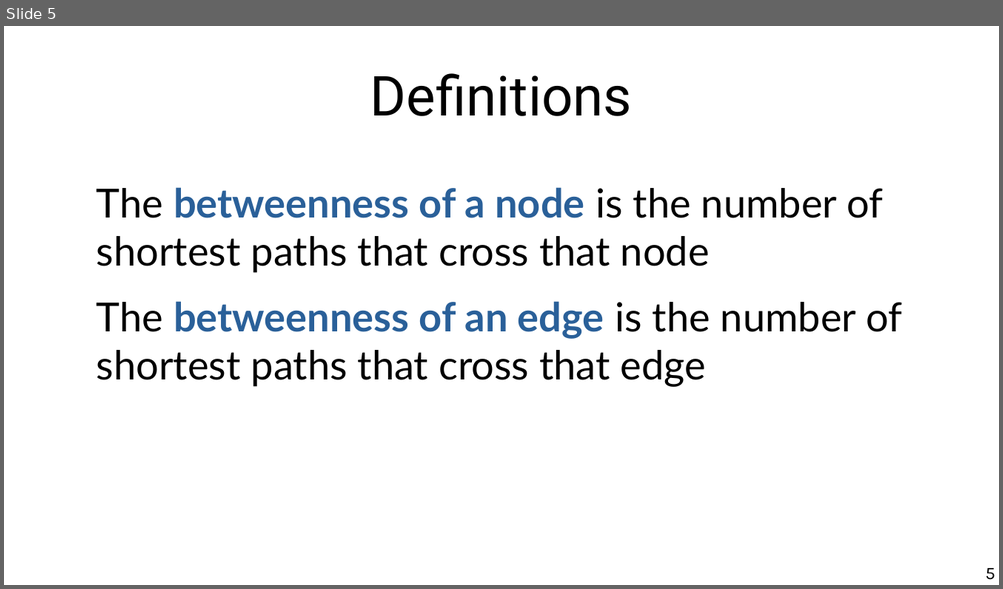
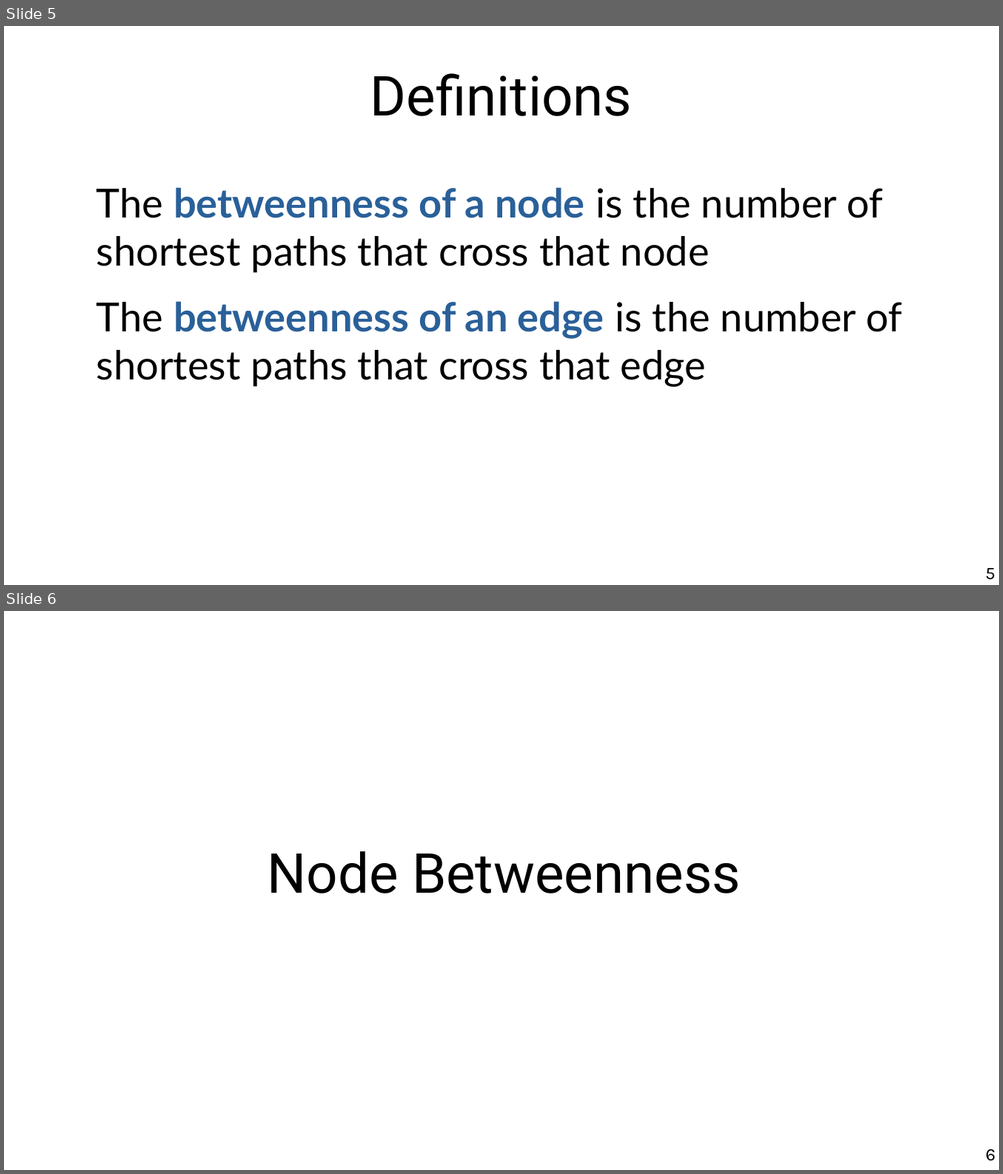
Before and after one commit to chatox/networks-science-course, a slide deck: theory/odp/tt07-betweenness.odp. Shown one above the other, each under a label of ours: slide 5 before the commit, slides 5 and 6 after it. The pictures are 1003x589 and 1003x1174 pixels, drawn with LibreOffice and Linux fonts; fonts in the diff are those of the drawing. Boxes give left, top, right and bottom in pixels: in the first picture for what was removed or moved away, otherwise in the second. Text is boxed around its words. In the diff, an @@ line names an element or a change of style, - is before the commit and + after.

Commit message:
betweenness exercise

```diff
--- a/theory/odp/tt07-betweenness.odp
+++ b/theory/odp/tt07-betweenness.odp
@@ slide 6 added at (4, 611, 999, 1170), background #FFFFFF @@
@@ title added at (267, 851, 740, 894), 44 pt, text #000000 @@
+Node Betweenness
@@ page number added at (985, 1150, 996, 1162), 14 pt, text #000000 @@
+6
```
Also in this commit, not shown: 2 other slides added, 2 other files.
